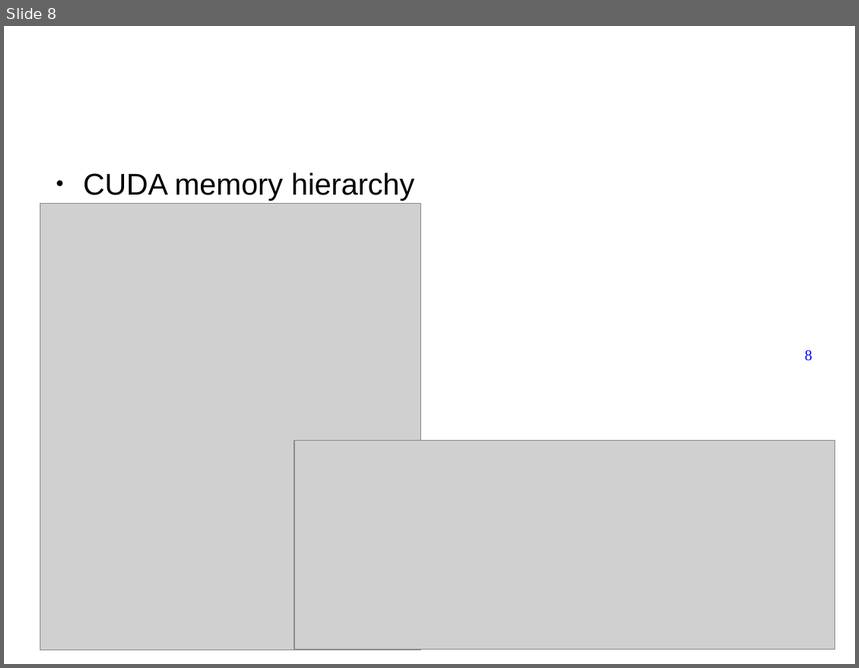
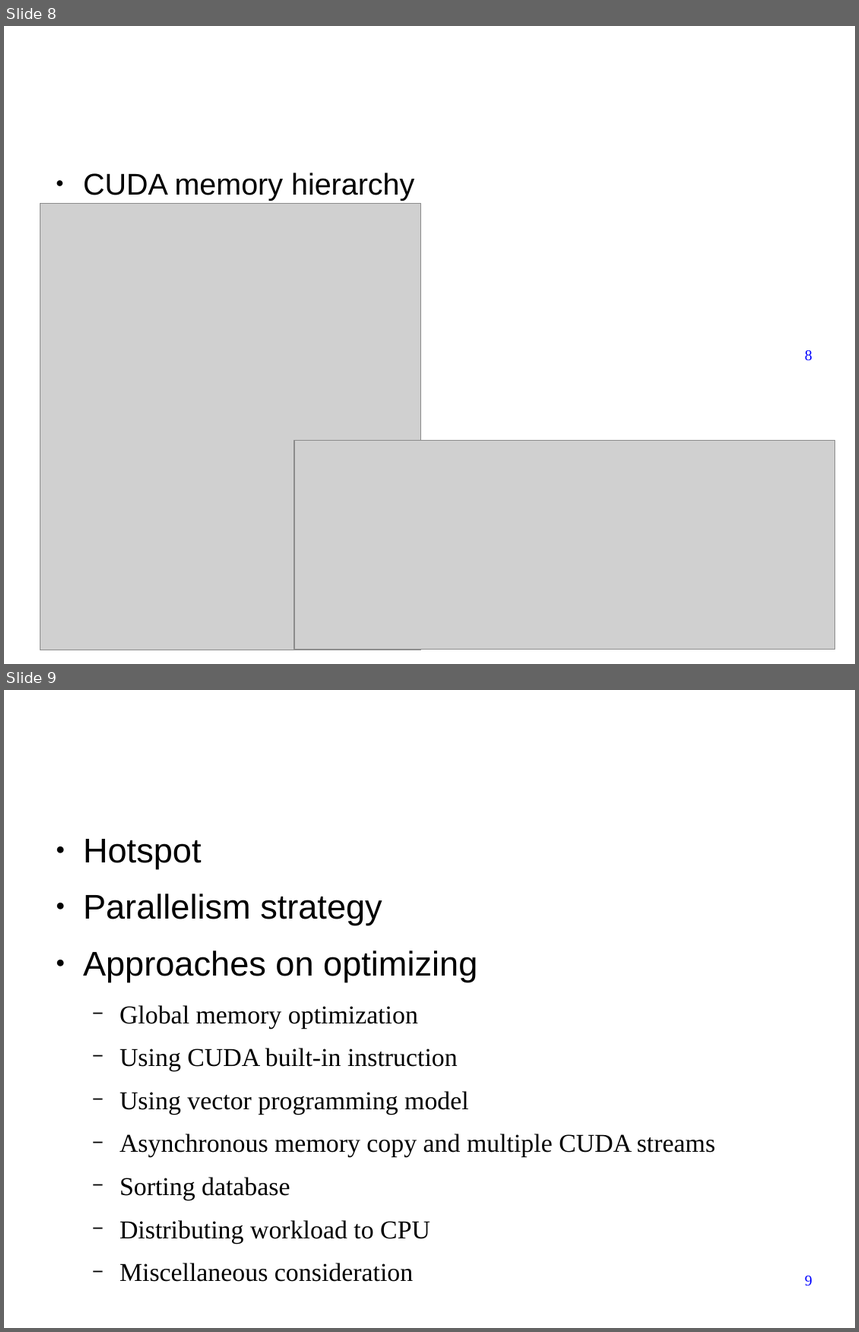
Before and after one commit to forestcheng/cudahmmsearch, a slide deck: thesis/thesisDefense.odp. Shown one above the other, each under a label of ours: slide 8 before the commit, slides 8 and 9 after it. The pictures are 859x668 and 859x1332 pixels, drawn with LibreOffice and Linux fonts; fonts in the diff are those of the drawing; grey boxes stand for pictures; background and template pictures are left out. Boxes give left, top, right and bottom in pixels: in the first picture for what was removed or moved away, otherwise in the second. Text is boxed around its words. In the diff, an @@ line names an element or a change of style, - is before the commit and + after.

```diff
--- a/thesis/thesisDefense.odp
+++ b/thesis/thesisDefense.odp
@@ slide 9 added at box(4, 690, 855, 1328), background #FFFFFF @@
@@ text added at box(83, 839, 715, 1282), 24 pt, text #000000 @@
+● Hotspot
+● Parallelism strategy
+● Approaches on optimizing
+  − Global memory optimization
+  − Using CUDA built-in instruction
+  − Using vector programming model
+  − Asynchronous memory copy and multiple CUDA streams
+  − Sorting database
+  − Distributing workload to CPU
+  − Miscellaneous consideration
@@ title added at box(354, 1224, 373, 1239), 44 pt, text #FFFFFF @@
+Solution to the problem
@@ page number added at box(805, 1276, 813, 1287), 14 pt, text #0000FF @@
+9
```
Also in this commit, not shown: 1 slide changed.
